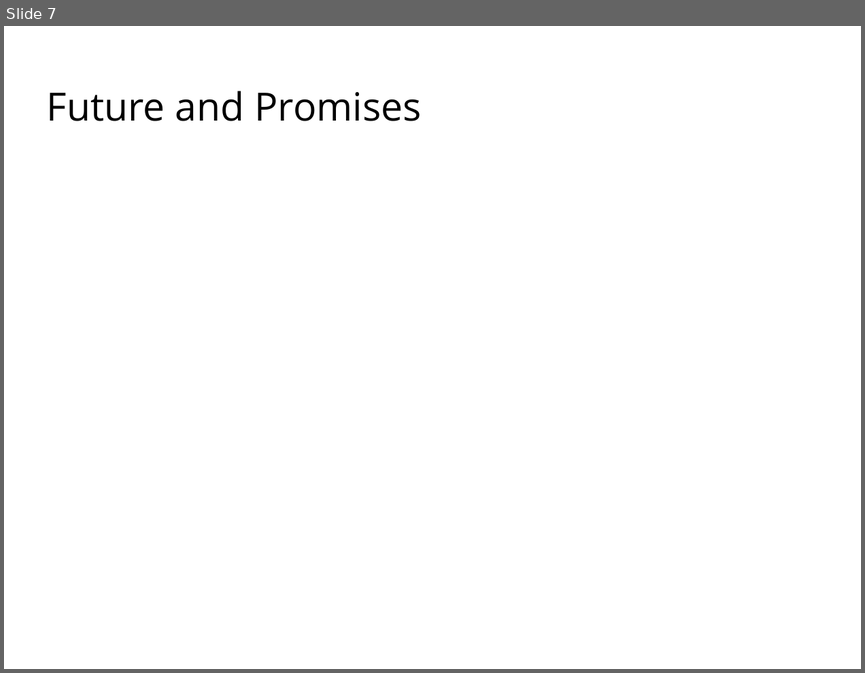
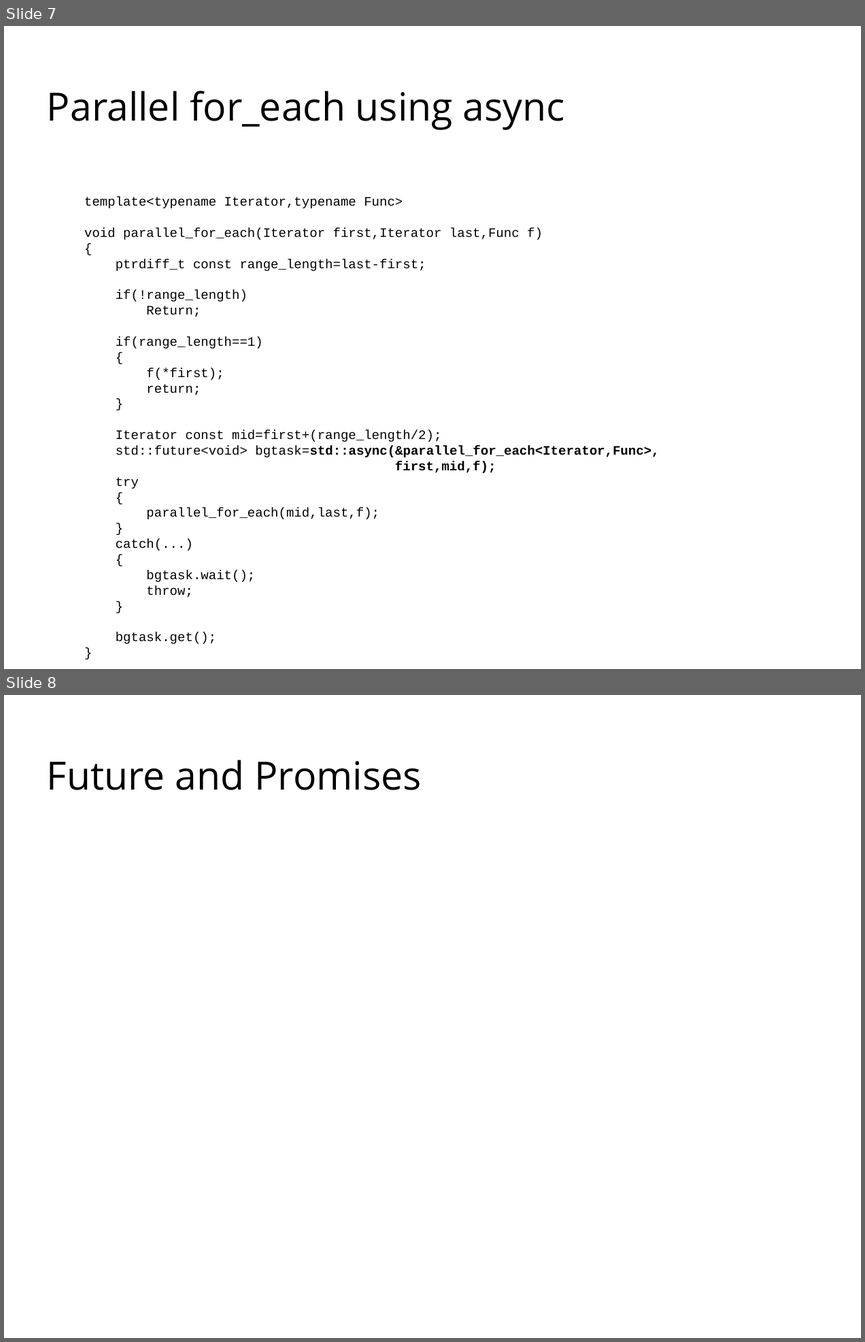
Before and after one commit to codengrow/scj, a slide deck: season1/episode3/c++11-concurrency.odp. Shown one above the other, each under a label of ours: slide 7 before the commit, slides 7 and 8 after it. The pictures are 865x673 and 865x1342 pixels, drawn with LibreOffice and Linux fonts; fonts in the diff are those of the drawing; background and template pictures are left out. Boxes give left, top, right and bottom in pixels: in the first picture for what was removed or moved away, otherwise in the second. Text is boxed around its words. In the diff, an @@ line names an element or a change of style, - is before the commit and + after.

```diff
--- a/season1/episode3/c++11-concurrency.odp
+++ b/season1/episode3/c++11-concurrency.odp
@@ slide 7 added at [4, 26, 861, 669], background picture (left out) @@
@@ title added at [47, 91, 565, 130], 36 pt, text #000000 @@
+Parallel for_each using async
@@ text added at [84, 197, 659, 643], 12 pt, text #000000 @@
+template<typename Iterator,typename Func>
+void parallel_for_each(Iterator first,Iterator last,Func f)
+{
+ptrdiff_t const range_length=last-first;
+if(!range_length)
+Return;
+if(range_length==1)
+{
+f(*first);
+return;
+}
+Iterator const mid=first+(range_length/2);
+std::future<void> bgtask=std::async(&parallel_for_each<Iterator,Func>,
+first,mid,f);
+try
+{
+parallel_for_each(mid,last,f);
+}
+catch(...)
+{
+bgtask.wait();
+throw;
+}
+bgtask.get();
+}
@@ what was slide 7 is now slide 8 @@
```
Also in this commit, not shown: 2 other slides added.
